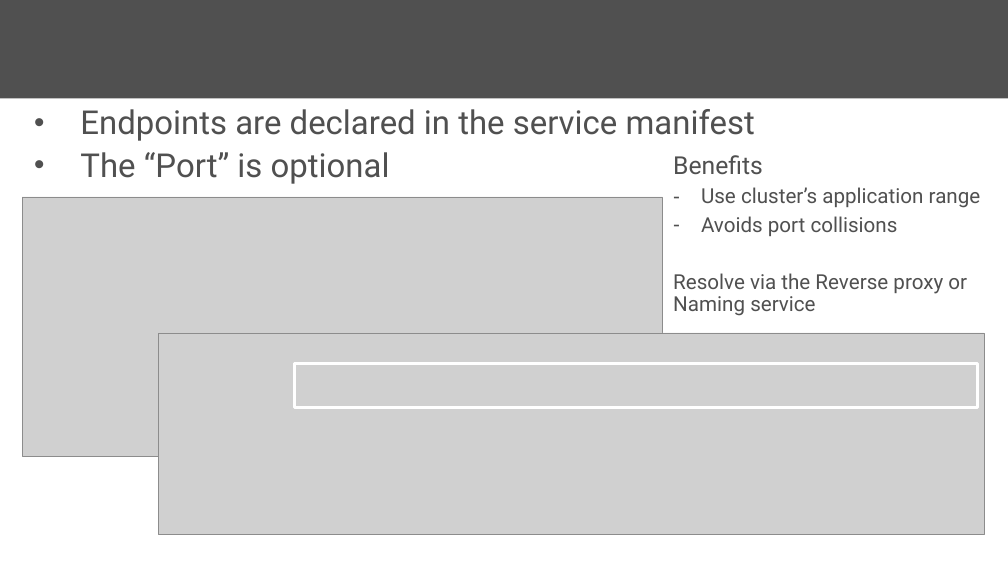
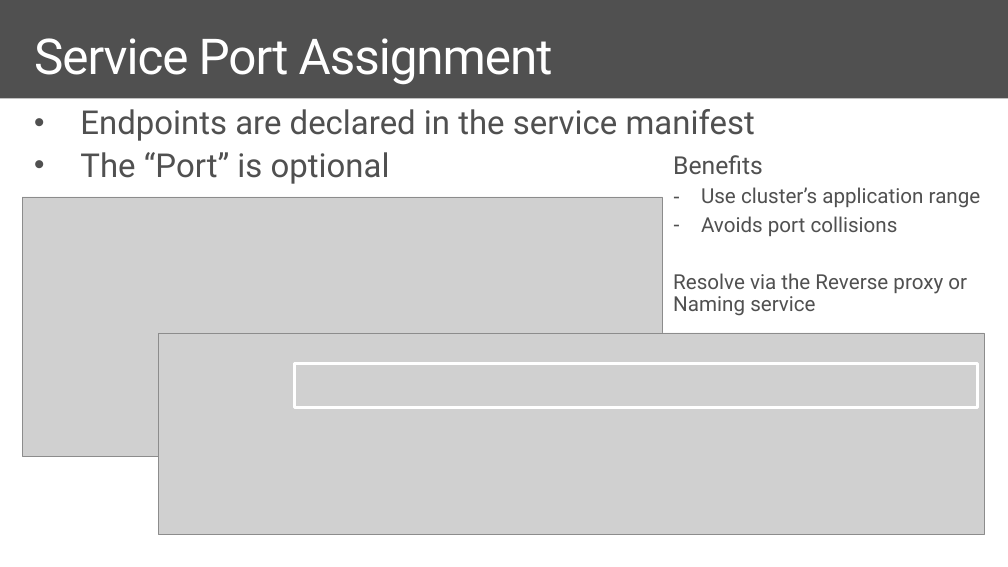
Before and after one commit to brentstineman/PersonalStuff, a slide deck: slide 19 of Presentations/Service Fabric/ServiceFabric - Real World.pptx. Drawn at 1008x567 pixels with LibreOffice and Linux fonts; fonts in the diff are those of the drawing; grey boxes stand for pictures. Boxes give left, top, right and bottom in pixels: in the first picture for what was removed or moved away, otherwise in the second. Text is boxed around its words. In the diff, an @@ line names an element or a change of style, - is before the commit and + after.

```diff
--- a/Presentations/Service Fabric/ServiceFabric - Real World.pptx
+++ b/Presentations/Service Fabric/ServiceFabric - Real World.pptx
@@ title added at (34,38,553,85), 48 pt, text #FFFFFF @@
+Service Port Assignment
```
Also in this commit, not shown: 3 other slides changed, 1 other file.
